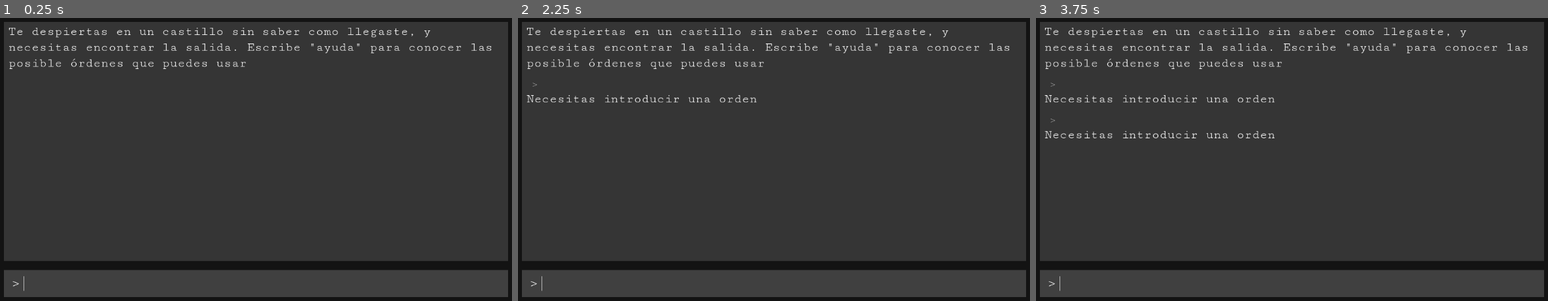
Above: before the commit, frames 1-3 (left to right).
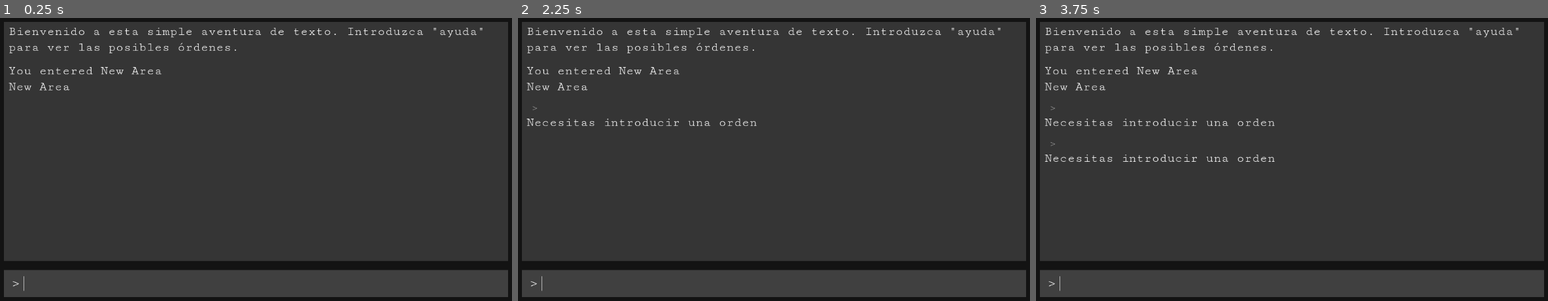
Above: after the commit, the same moments.

Repository: edwardc91/text_adventure_tutorial
Game: Godot game, scene res://main.tscn
The game is run twice, just before and just after one commit, with the same random seed, the same clock (stepped at 60 frames per second) and the same inputs.
Inputs:
- Up to frame 1 (0.25 s): no input
- Up to frame 2 (2.25 s): tap Enter at 0.5, 2 s; tap Space at 1.25 s
- Up to frame 3 (3.75 s): tap Space at 2.75 s; tap Enter at 3.5 s

The runs differ from the first frame. In frame 1, 2.0% of the frame differs, in the area x 1-97%, y 3-26%; in frame 2, 2.5%; in frame 3, 3.1%, in the area x 1-97%, y 3-51%.

Commit message:
Added basic area (room) functionality

Diff:
--- /dev/null
+++ b/components/world_areas/world_area.gd
@@ -0,0 +1,10 @@
+class_name WorldArea
+extends PanelContainer
+
+@export var area_name: String = "New Area"
+@export var description: String = "Area description"
+
+
+func display_texts() -> void:
+	%NameLabel.set_text(area_name)
+	%DescriptionLabel.set_text(description)
--- /dev/null
+++ b/components/world_areas/world_area.tscn
@@ -0,0 +1,34 @@
+[gd_scene load_steps=3 format=3 uid="uid://beprbnjjk5egq"]
+
+[ext_resource type="Script" path="res://components/world_areas/world_area.gd" id="1_kj6kv"]
+[ext_resource type="FontFile" uid="uid://djlirv204gvvk" path="res://assets/fonts/CutiveMono-Regular.ttf" id="2_obuiq"]
+
+[node name="WorldArea" type="PanelContainer"]
+offset_left = 60.0
+offset_top = 44.0
+offset_right = 100.0
+offset_bottom = 84.0
+script = ExtResource("1_kj6kv")
+
+[node name="MarginContainer" type="MarginContainer" parent="."]
+layout_mode = 2
+theme_override_constants/margin_left = 20
+theme_override_constants/margin_top = 20
+theme_override_constants/margin_right = 20
+theme_override_constants/margin_bottom = 20
+
+[node name="Rows" type="VBoxContainer" parent="MarginContainer"]
+layout_mode = 2
+
+[node name="NameLabel" type="Label" parent="MarginContainer/Rows"]
+unique_name_in_owner = true
+layout_mode = 2
+theme_override_fonts/font = ExtResource("2_obuiq")
+theme_override_font_sizes/font_size = 20
+text = "Area Name"
+
+[node name="DescriptionLabels" type="Label" parent="MarginContainer/Rows"]
+unique_name_in_owner = true
+layout_mode = 2
+theme_override_fonts/font = ExtResource("2_obuiq")
+text = "A area description to show to the player"
--- a/main.gd
+++ b/main.gd
@@ -1,12 +1,12 @@
 extends Control
 
 @export var max_input_remembered: int = 30
-@export var initial_response_text: String = """Te despiertas en un castillo sin saber como llegaste, y necesitas encontrar la salida. Escribe \"ayuda\" para conocer las posible órdenes que puedes usar"""
 
 @export var response_scene: PackedScene = preload("res://components/ui/response.tscn")
 @export var input_response_scene: PackedScene = preload("res://components/ui/input_response.tscn")
 
 @onready var _command_processor: Node = %CommandProcessor
+@onready var _area_manager: Node = %AreaManager
 @onready var _history_rows: VBoxContainer = %HistoryRows
 @onready var _history_scroll: ScrollContainer = %HistoryScrollContainer
 @onready var _history_scrollbar: VScrollBar = _history_scroll.get_v_scroll_bar()
@@ -24,15 +24,23 @@
 			_history_rows.get_child(i).queue_free()
 
 
+func handle_response_added(response_text: String) -> void:
+	var response_scene_inst = response_scene.instantiate()
+	response_scene_inst.set_text(response_text)
+	add_game_info_object(response_scene_inst)
+
+
 func _ready() -> void:
 	_history_scrollbar.changed.connect(_on_history_scroll_changed)
-	var initial_response = response_scene.instantiate()
-	initial_response.set_text(initial_response_text)
-	add_game_info_object(initial_response)
+	_command_processor.response_added.connect(_on_command_process_response_added)
+	handle_response_added(
+		'Bienvenido a esta simple aventura de texto. Introduzca "ayuda" para ver las posibles órdenes.'
+	)
+	_command_processor.initialize(_area_manager.get_child(0))
 
 
-func _process(delta: float) -> void:
-	pass
+func _on_command_process_response_added(response_text: String) -> void:
+	handle_response_added(response_text)
 
 
 func _on_history_scroll_changed() -> void:
--- a/main.tscn
+++ b/main.tscn
@@ -1,8 +1,9 @@
-[gd_scene load_steps=10 format=3 uid="uid://dickmj7cq3d68"]
+[gd_scene load_steps=11 format=3 uid="uid://dickmj7cq3d68"]
 
 [ext_resource type="Script" path="res://main.gd" id="1_3ltkm"]
 [ext_resource type="FontFile" uid="uid://djlirv204gvvk" path="res://assets/fonts/CutiveMono-Regular.ttf" id="1_gm0px"]
 [ext_resource type="Script" path="res://scripts/CommandProcessor.gd" id="2_pegya"]
+[ext_resource type="PackedScene" uid="uid://beprbnjjk5egq" path="res://components/world_areas/world_area.tscn" id="3_chts5"]
 [ext_resource type="Script" path="res://components/ui/Input.gd" id="3_vm72w"]
 
 [sub_resource type="StyleBoxFlat" id="StyleBoxFlat_ocxkw"]
@@ -31,7 +32,16 @@
 unique_name_in_owner = true
 script = ExtResource("2_pegya")
 
-[node name="Background" type="PanelContainer" parent="."]
+[node name="AreaManager" type="Node" parent="."]
+unique_name_in_owner = true
+
+[node name="WorldArea" parent="AreaManager" instance=ExtResource("3_chts5")]
+offset_left = 37.0
+offset_top = -308.0
+offset_right = 465.0
+offset_bottom = -222.0
+
+[node name="GameUserInterface" type="PanelContainer" parent="."]
 layout_mode = 1
 anchors_preset = 15
 anchor_right = 1.0
@@ -40,56 +50,56 @@
 grow_vertical = 2
 theme_override_styles/panel = SubResource("StyleBoxFlat_ocxkw")
 
-[node name="MarginContainer" type="MarginContainer" parent="Background"]
+[node name="MarginContainer" type="MarginContainer" parent="GameUserInterface"]
 layout_mode = 2
 theme_override_constants/margin_left = 20
 theme_override_constants/margin_top = 20
 theme_override_constants/margin_right = 20
 theme_override_constants/margin_bottom = 20
 
-[node name="Rows" type="VBoxContainer" parent="Background/MarginContainer"]
+[node name="Rows" type="VBoxContainer" parent="GameUserInterface/MarginContainer"]
 layout_mode = 2
 theme_override_constants/separation = 20
 
-[node name="GameInfo" type="PanelContainer" parent="Background/MarginContainer/Rows"]
+[node name="GameInfo" type="PanelContainer" parent="GameUserInterface/MarginContainer/Rows"]
 layout_mode = 2
 size_flags_vertical = 3
 theme_override_styles/panel = SubResource("StyleBoxFlat_8ewju")
 
-[node name="HistoryMargin" type="MarginContainer" parent="Background/MarginContainer/Rows/GameInfo"]
+[node name="HistoryMargin" type="MarginContainer" parent="GameUserInterface/MarginContainer/Rows/GameInfo"]
 layout_mode = 2
 size_flags_vertical = 3
 theme_override_constants/margin_left = 10
 theme_override_constants/margin_top = 5
 theme_override_constants/margin_right = 10
 
-[node name="HistoryScrollContainer" type="ScrollContainer" parent="Background/MarginContainer/Rows/GameInfo/HistoryMargin"]
+[node name="HistoryScrollContainer" type="ScrollContainer" parent="GameUserInterface/MarginContainer/Rows/GameInfo/HistoryMargin"]
 unique_name_in_owner = true
 layout_mode = 2
 
-[node name="HistoryRows" type="VBoxContainer" parent="Background/MarginContainer/Rows/GameInfo/HistoryMargin/HistoryScrollContainer"]
+[node name="HistoryRows" type="VBoxContainer" parent="GameUserInterface/MarginContainer/Rows/GameInfo/HistoryMargin/HistoryScrollContainer"]
 unique_name_in_owner = true
 layout_mode = 2
 size_flags_horizontal = 3
 size_flags_vertical = 3
 theme_override_constants/separation = 20
 
-[node name="InputArea" type="PanelContainer" parent="Background/MarginContainer/Rows"]
+[node name="InputArea" type="PanelContainer" parent="GameUserInterface/MarginContainer/Rows"]
 custom_minimum_size = Vector2(0, 60)
 layout_mode = 2
 theme_override_styles/panel = SubResource("StyleBoxFlat_67pt8")
 
-[node name="Columns" type="HBoxContainer" parent="Background/MarginContainer/Rows/InputArea"]
+[node name="Columns" type="HBoxContainer" parent="GameUserInterface/MarginContainer/Rows/InputArea"]
 layout_mode = 2
 theme_override_constants/separation = 10
 
-[node name="Caret" type="Label" parent="Background/MarginContainer/Rows/InputArea/Columns"]
+[node name="Caret" type="Label" parent="GameUserInterface/MarginContainer/Rows/InputArea/Columns"]
 layout_mode = 2
 theme_override_fonts/font = ExtResource("1_gm0px")
 theme_override_font_sizes/font_size = 28
 text = " >"
 
-[node name="Input" type="LineEdit" parent="Background/MarginContainer/Rows/InputArea/Columns"]
+[node name="Input" type="LineEdit" parent="GameUserInterface/MarginContainer/Rows/InputArea/Columns"]
 layout_mode = 2
 size_flags_horizontal = 3
 theme_override_fonts/font = ExtResource("1_gm0px")
@@ -99,5 +109,5 @@
 max_length = 48
 script = ExtResource("3_vm72w")
 
-[connection signal="text_submitted" from="Background/MarginContainer/Rows/InputArea/Columns/Input" to="." method="_on_input_text_submitted"]
-[connection signal="text_submitted" from="Background/MarginContainer/Rows/InputArea/Columns/Input" to="Background/MarginContainer/Rows/InputArea/Columns/Input" method="_on_text_submitted"]
+[connection signal="text_submitted" from="GameUserInterface/MarginContainer/Rows/InputArea/Columns/Input" to="." method="_on_input_text_submitted"]
+[connection signal="text_submitted" from="GameUserInterface/MarginContainer/Rows/InputArea/Columns/Input" to="GameUserInterface/MarginContainer/Rows/InputArea/Columns/Input" method="_on_text_submitted"]
--- a/project.godot
+++ b/project.godot
@@ -15,6 +15,10 @@
 config/features=PackedStringArray("4.2", "GL Compatibility")
 config/icon="res://icon.svg"
 
+[display]
+
+window/size/mode=3
+
 [rendering]
 
 renderer/rendering_method="gl_compatibility"
--- a/scripts/CommandProcessor.gd
+++ b/scripts/CommandProcessor.gd
@@ -1,4 +1,12 @@
 extends Node
+
+signal response_added(response_text: String)
+
+var _current_area: WorldArea = null
+
+
+func initialize(starting_area: WorldArea) -> void:
+	change_area(starting_area)
 
 
 func process_command(input: String) -> String:
@@ -31,3 +39,12 @@
 
 func help() -> String:
 	return "Puedes usar estas órdenes: ir [dirección]"
+
+
+func change_area(new_area: WorldArea) -> void:
+	_current_area = new_area
+	var strings: PackedStringArray = PackedStringArray(
+		["You entered %s" % new_area.area_name, new_area.area_name]
+	)
+	var response = "\n".join(strings)
+	response_added.emit(response)
